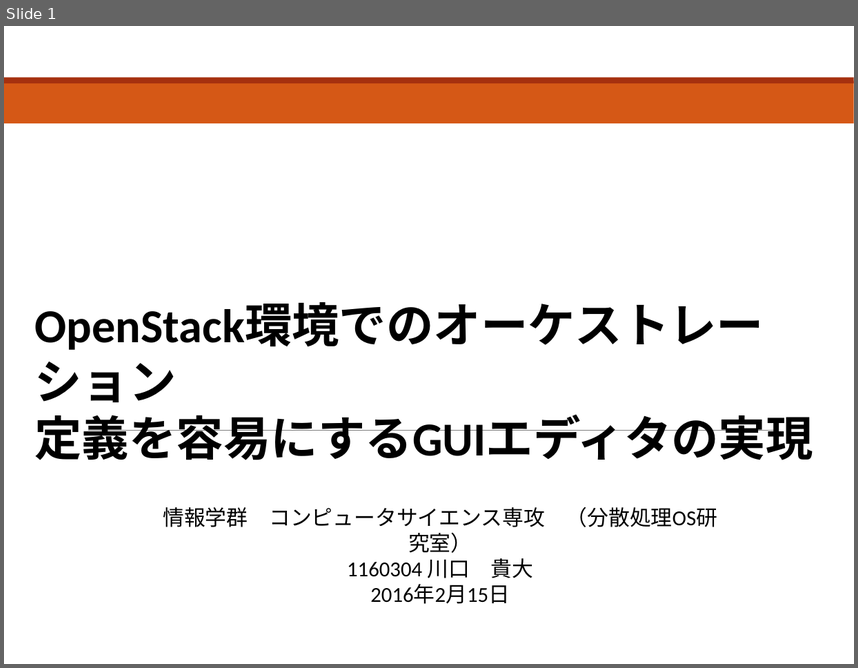
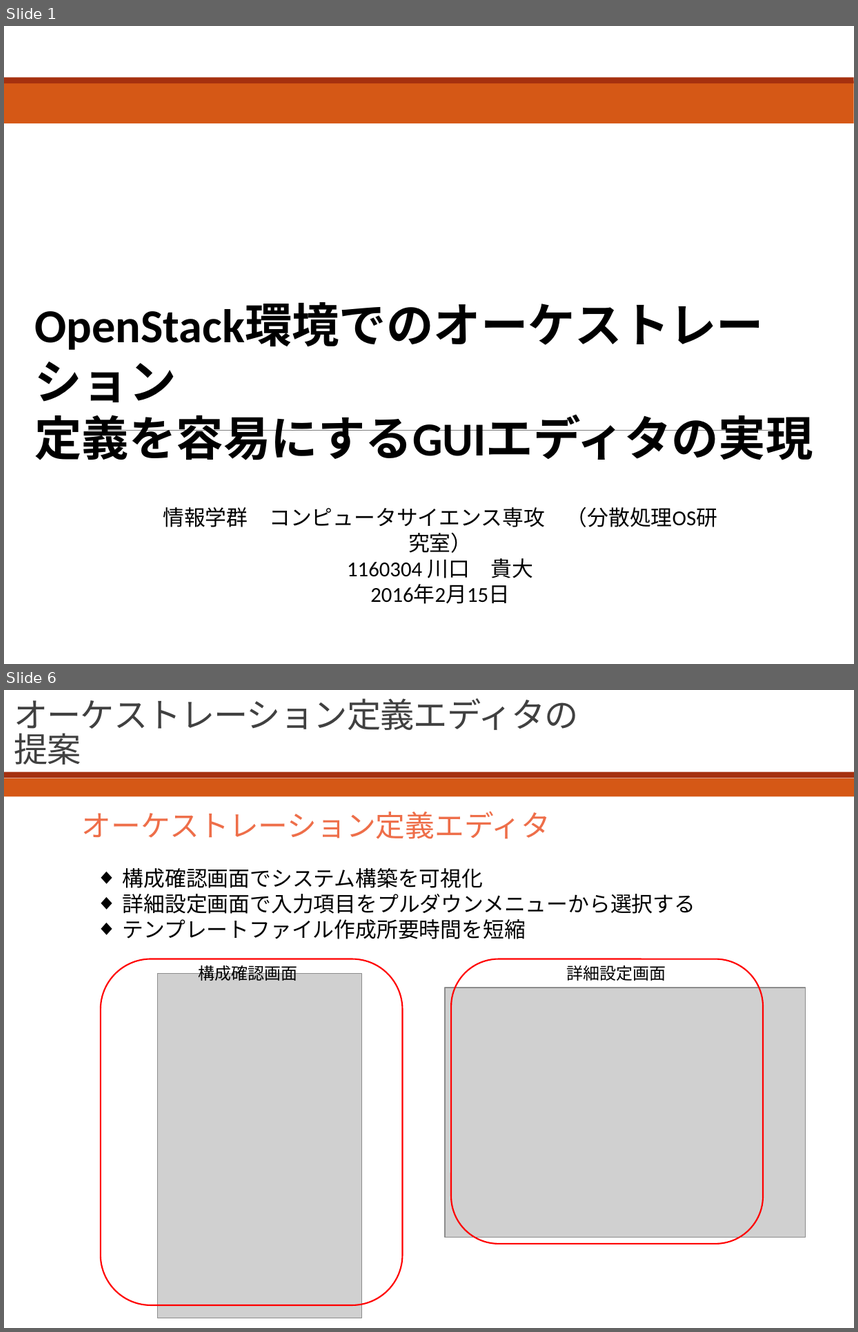
Before and after one commit to bokuhide/GUIToolCreate, a slide deck: 卒業論文本体/発表用スライド.pptx. Shown one above the other, each under a label of ours: slide 1 before the commit, slides 1 and 6 after it; the slides between them are not shown. The pictures are 858x668 and 858x1332 pixels, drawn with LibreOffice and Linux fonts; fonts in the diff are those of the drawing; grey boxes stand for pictures. Boxes give left, top, right and bottom in pixels: in the first picture for what was removed or moved away, otherwise in the second. Text is boxed around its words. In the diff, an @@ line names an element or a change of style, - is before the commit and + after.

```diff
--- a/卒業論文本体/発表用スライド.pptx
+++ b/卒業論文本体/発表用スライド.pptx
@@ slide 6 added at box(4, 690, 854, 1328), background #FFFFFF @@
@@ title added at box(14, 698, 579, 765), 28.8 pt, text #404040 @@
+オーケストレーション定義エディタの提案
@@ rectangle added at box(4, 771, 854, 778), fill #A5300F @@
@@ rectangle added at box(4, 778, 854, 797), fill #D55816 @@
@@ text added at box(82, 811, 551, 839), 25 pt, text #EE6E4A @@
+  オーケストレーション定義エディタ
@@ text added at box(123, 868, 696, 939), 18 pt, text #000000 @@
+◆ 構成確認画面でシステム構築を可視化
+◆ 詳細設定画面で入力項目をプルダウンメニューから選択する
+◆ テンプレートファイル作成所要時間を短縮
@@ rounded rectangle added at box(101, 958, 403, 1305), outline #FF0000 1.25 pt @@
@@ rounded rectangle added at box(451, 958, 763, 1243), outline #FF0000 1.25 pt @@
@@ picture added at box(158, 973, 362, 1317) @@
@@ text added at box(199, 963, 298, 980), 14 pt, text #000000 @@
+構成確認画面
@@ text added at box(566, 965, 666, 980), 14 pt, text #000000 @@
+詳細設定画面
@@ picture added at box(445, 987, 806, 1236) @@
```
Also in this commit, not shown: 2 slides changed, 4 other slides added, 1 other file.
